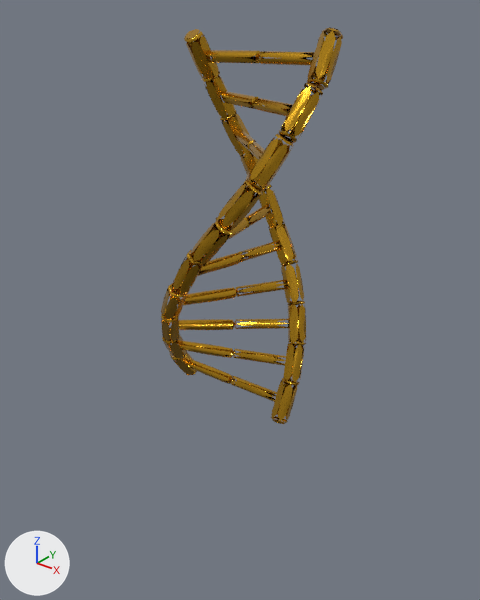
Renders of the glTF model public/assets/models/gold/medicine.glb from each side of a commit.
Before and after are seen from a camera (50 mm lens) standing at (0.988, -1.225, 0.594) and looking at (0.004, 0.004, -0.168). Arrows for +X, +Y and +Z are at lower left; the lights stay in place. The first picture is the older version. Mesh edges are drawn as thin lines on the coarser meshes. Where no turn or scale is listed for an object, it has been applied to the vertices.

In view in the first picture: 'group1347056512', 'group1355464784', 'group1692922274', 'group1890997749', 'group1918272623', 'group1941224218', 'group500574630', 'group543773821', 'group64402491', 'group679215435', 'group816999805', 'group98267956' and 8 more.
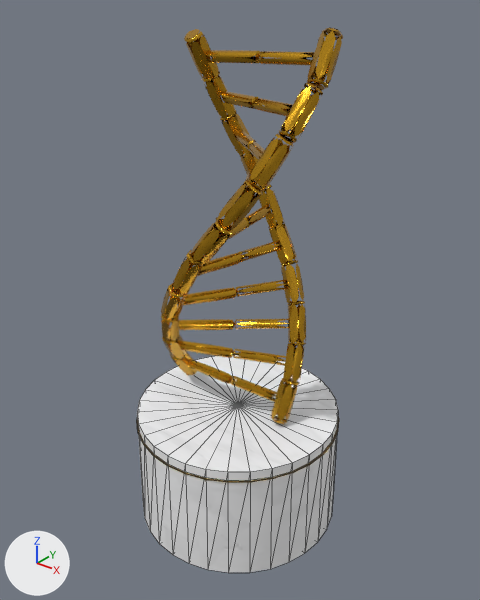
The newer file is also rescaled (x0.747), turned or shifted as a whole; pictures and numbers use the older file's frame.

Location of each change, [x1, y1, x2, y2] in pixels of the pictures (480 x 600 px):
'marble_column', added
    after: [137, 355, 338, 573]
'gold_inlay_ring', added
    after: [137, 417, 339, 482]

Patch to the scene script:
```diff
--- a/public/assets/models/gold/medicine.glb.py
+++ b/public/assets/models/gold/medicine.glb.py
@@ img_image_0 @@
+img_image_0 = load_image('Image_0', '_unpacked/Image_0', 384, 72, 'sRGB')
@@ mat_base__polished_gold @@
+mat_base__polished_gold = principled_material('base__polished_gold')
+mat_base__polished_gold.base_color = (0.694, 0.376, 0.0252)  # orange #d9a52c
+mat_base__polished_gold.metallic = 0.95
+mat_base__polished_gold.roughness = 0.19
@@ mat_base__white_marble @@
+mat_base__white_marble = bpy.data.materials.new('base__white_marble')
+# colours: white #fcfcfd
+# uses the picture img_image_0
@@ me_mesh_21 @@
+me_mesh_21.from_pydata(...)  # 96 vertices, 192 faces; spans x -0.287..0.287, y -0.287..0.287, z -0.002..0.002
+me_mesh_21.materials.append(mat_base__polished_gold)  # orange #d9a52c
@@ me_mesh_20 @@
+me_mesh_20.from_pydata(...)  # a 32-sided cut cone along z (radius 0.288 at the low end, 0.284 at the high end) spanning x -0.288..0.288, y -0.288..0.288, z -0.17..0.17
+me_mesh_20.materials.append(mat_base__white_marble)
@@ ob_gold_inlay_ring @@
+ob_gold_inlay_ring = bpy.data.objects.new('gold_inlay_ring', me_mesh_21)
+ob_gold_inlay_ring.location = (0.0, 0.0, -0.53)
@@ ob_marble_column @@
+ob_marble_column = bpy.data.objects.new('marble_column', me_mesh_20)
+ob_marble_column.location = (0.0, 0.0, -0.67)
```
